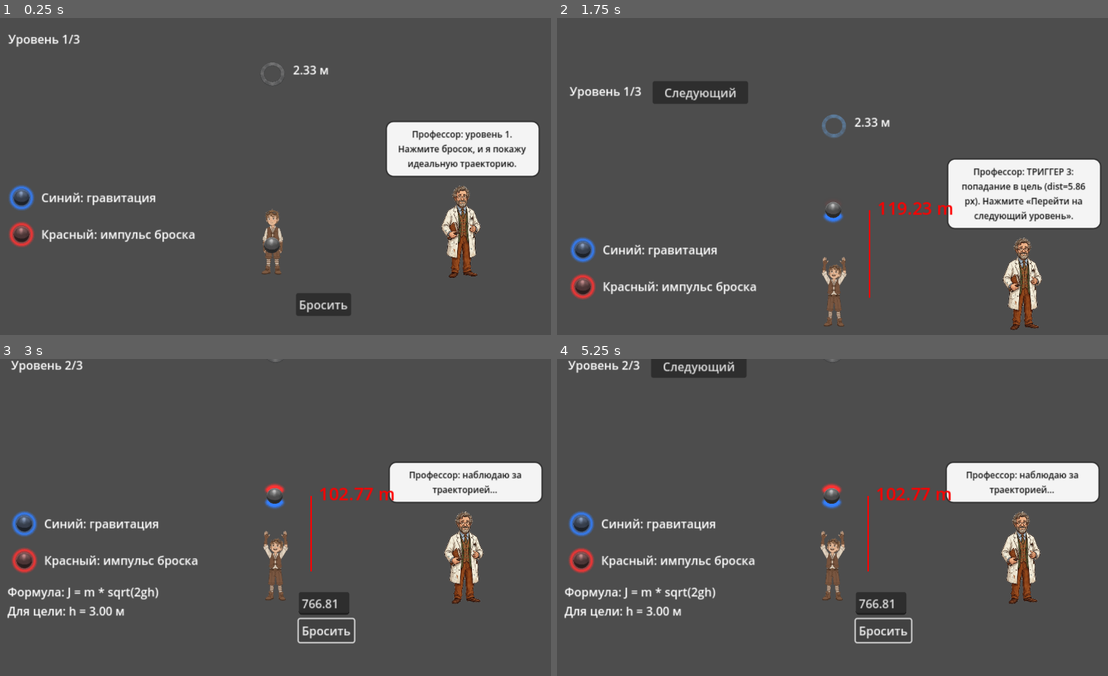
Above: before the commit, frames 1-4 (two rows, left to right).
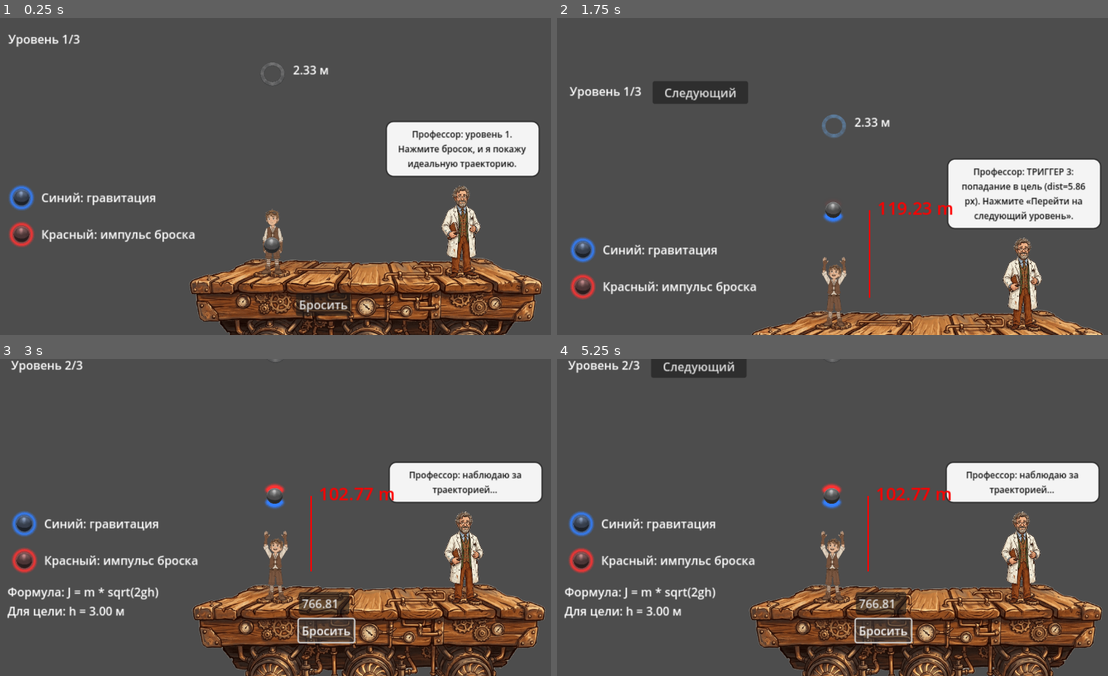
Above: after the commit, the same moments.

Repository: vasyukovin/physics
Game: Godot game, scene res://playground.tscn
The game is run twice, just before and just after one commit, with the same random seed, the same clock (stepped at 60 frames per second) and the same inputs.
Inputs:
- Up to frame 1 (0.25 s): no input
- Up to frame 2 (1.75 s): click "Бросить" at 0.5 s
- Up to frame 3 (3 s): click "Следующий" at 2 s; click "Бросить" at 2.75 s
- Up to frame 4 (5.25 s): click "Следующий" at 4.25 s; click "Бросить" at 5 s

The runs differ from the first frame. In frame 1, 13% of the frame differs, in the area x 34-99%, y 75-100%; in frame 2, 3.5%; in frame 3, 14%, in the area x 34-99%, y 70-100%; in frame 4, 14%.

Commit message:
Add platform floor sprite to the playground scene.
Co-authored-by: Cursor <cursoragent@cursor.com>

Diff:
--- a/playground.tscn
+++ b/playground.tscn
@@ -1,9 +1,10 @@
-[gd_scene load_steps=7 format=3 uid="uid://cc8u44lwboe8l"]
+[gd_scene load_steps=8 format=3 uid="uid://cc8u44lwboe8l"]
 
 [ext_resource type="Script" uid="uid://m8ijcvnhpgc5" path="res://playground.gd" id="1_m8u5f"]
 [ext_resource type="PackedScene" uid="uid://dwffayb7mb7kt" path="res://Player/player.tscn" id="1_rupst"]
 [ext_resource type="PackedScene" uid="uid://cfwn7u670wl21" path="res://Ball/ball.tscn" id="3_is3ju"]
 [ext_resource type="Texture2D" uid="uid://bfkcudjici3eq" path="res://Assets/Professor/proff2.png" id="4_is3ju"]
+[ext_resource type="Texture2D" uid="uid://bmun18necm50" path="res://Assets/Platform/platform.png" id="5_o00ia"]
 
 [sub_resource type="StyleBoxFlat" id="StyleBoxFlat_professor_bubble"]
 bg_color = Color(1, 1, 1, 0.94)
@@ -22,6 +23,13 @@
 
 [node name="Playground" type="Node2D"]
 script = ExtResource("1_m8u5f")
+
+[node name="Floor" type="Node2D" parent="."]
+position = Vector2(710, 413)
+
+[node name="Sprite2D" type="Sprite2D" parent="Floor"]
+scale = Vector2(0.40625, 0.40625)
+texture = ExtResource("5_o00ia")
 
 [node name="Player" parent="." instance=ExtResource("1_rupst")]
 position = Vector2(582, 379)
Binary file added: Assets/Platform/platform.png
Not shown, added: Assets/Platform/platform.png.import
